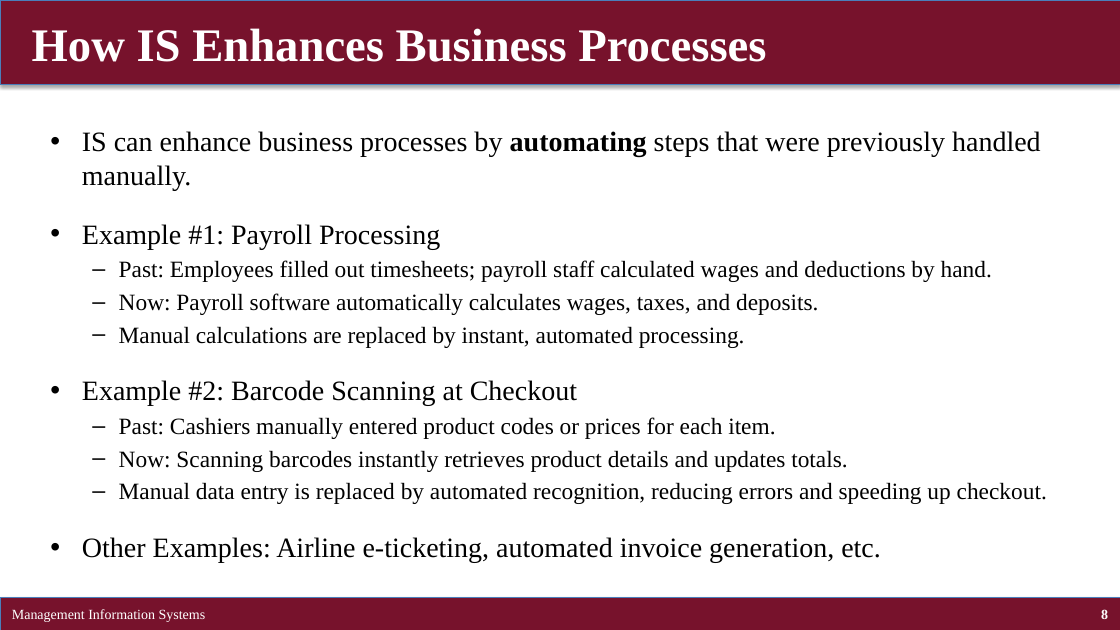
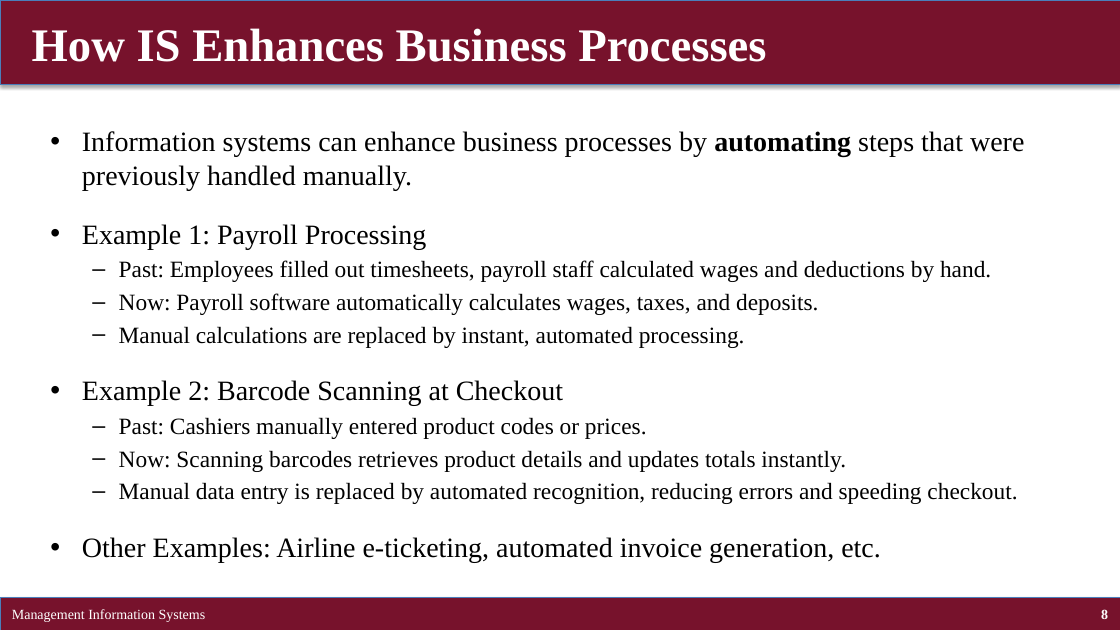
Before and after one commit to brianhwpark/brianhwpark.github.io, a slide deck: slide 8 of files/teaching-resources/concordiacollege-busn-315/busn-315-lecture-note/busn315-ch02.pptx. Drawn at 1120x630 pixels with LibreOffice and Linux fonts; fonts in the diff are those of the drawing. Boxes give left, top, right and bottom in pixels: in the first picture for what was removed or moved away, otherwise in the second. Text is boxed around its words. In the diff, an @@ line names an element or a change of style, - is before the commit and + after.

```diff
--- a/files/teaching-resources/concordiacollege-busn-315/busn-315-lecture-note/busn315-ch02.pptx
+++ b/files/teaching-resources/concordiacollege-busn-315/busn-315-lecture-note/busn315-ch02.pptx
@@ text at bbox=[82, 131, 1024, 282]: text changed @@
-• IS can enhance business processes by automating steps that were previously handled manually.
-• Example #1: Payroll Processing
-  – Past: Employees filled out timesheets; payroll staff calculated wages and deductions by hand.
+• Information systems can enhance business processes by automating steps that were previously handled manually.
+• Example 1: Payroll Processing
+  – Past: Employees filled out timesheets, payroll staff calculated wages and deductions by hand.
@@ text at bbox=[82, 380, 1017, 504]: text changed @@
-• Example #2: Barcode Scanning at Checkout
-  – Past: Cashiers manually entered product codes or prices for each item.
-  – Now: Scanning barcodes instantly retrieves product details and updates totals.
-  – Manual data entry is replaced by automated recognition, reducing errors and speeding up checkout.
+• Example 2: Barcode Scanning at Checkout
+  – Past: Cashiers manually entered product codes or prices.
+  – Now: Scanning barcodes retrieves product details and updates totals instantly.
+  – Manual data entry is replaced by automated recognition, reducing errors and speeding checkout.
```
Also in this commit, not shown: 40 other slides changed, 6 slides added, 4 slides removed, 9 other files.
